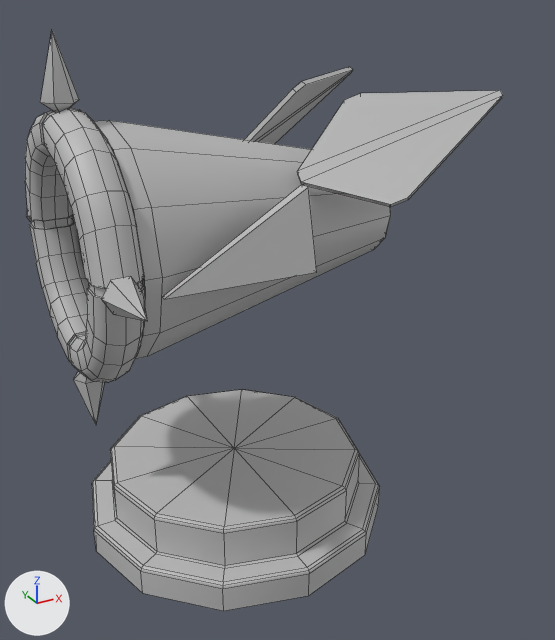
The FBX model Assets/_Game 2.0/Models/Meshes/Enemigos/Enemigo_Torreta_Cohete.fbx as it was, and as the next commit left it.
One viewpoint serves both versions: a 50 mm lens placed at (-0.00925, -0.01982, 0.01653), pointed at (0.00138, -0.00048, 0.00686). Every picture has the same lights, and +X, +Y and +Z are marked at lower left. Mesh edges are drawn as thin lines. Where no turn or scale is listed for an object, it has been applied to the vertices. Vertices at the same position are counted once.

Names of what the first picture shows: 'ETorreta_Cohete_Ear_L', 'ETorreta_Cohete_Ear_R', 'ETorreta_Cohete_Eye_L', 'Enemigo_Torreta_Cohete_Base', 'Enemigo_Torreta_Cohete_Head'.
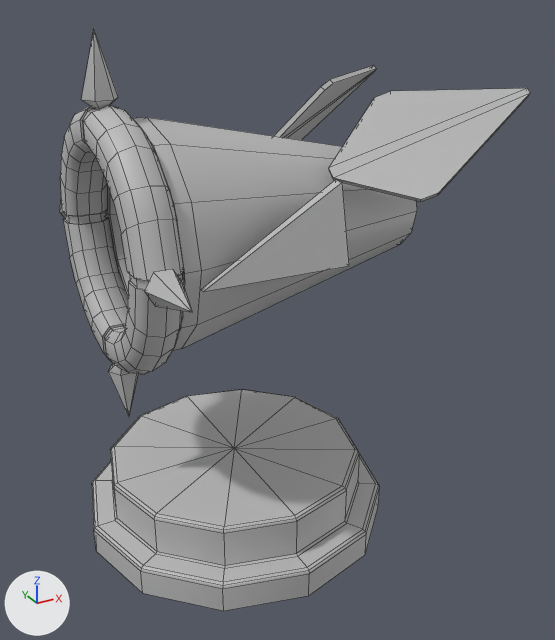
Where the change shows, as pixel boxes [x1, y1, x2, y2] in the pictures (555 x 640 px):
'Enemigo_Torreta_Cohete_Head', moved: before [25, 31, 391, 426]; after [60, 30, 417, 417]
'ETorreta_Cohete_Ear_L', moved: before [297, 90, 503, 207]; after [329, 88, 530, 202]
'ETorreta_Cohete_Eye_L', moved: before [162, 184, 317, 299]; after [201, 180, 349, 292]
'ETorreta_Cohete_Ear_R', moved: before [244, 67, 353, 144]; after [274, 65, 377, 140]

Edits to the bpy script that builds the scene:
```text
Change me_mesh_004:
    where me_mesh_004.from_pydata(...)  # 6 vertices, 5 faces; spans x -0.00207..0.00207, y -0.00041..0.00041, z -0.00107..0.00107
    used by ob_etorreta_cohete_eye_l; location = (-0.00137, -0.00342, 0.01071)
    me_mesh_004 part 1: the whole mesh is moved by (0.00193, -0.00016, 0.00068)
Change me_mesh_001:
    where me_mesh_001.from_pydata(...)  # 462 vertices, 488 faces; spans x -0.00503..0.00483, y -0.0055..0.0055, z 0.0045..0.0155
    used by ob_enemigo_torreta_cohete_head; location = (0.0, 0.0, 0.0)
    me_mesh_001 part 2: the whole mesh is moved by (-0.0008, 0.0, -0.01)
Change ob_etorreta_cohete_eye_l:
    ob_etorreta_cohete_eye_l.location: (-0.00137, -0.00342, 0.01071) -> (-0.00228, -0.00325, 0.01002)
Change ob_etorreta_cohete_ear_l:
    ob_etorreta_cohete_ear_l.location: (0.00122, -0.00188, 0.01183) -> (0.00224, -0.00188, 0.01183)
Change ob_etorreta_cohete_ear_r:
    ob_etorreta_cohete_ear_r.location: (0.00122, 0.00188, 0.01183) -> (0.00224, 0.00188, 0.01183)
Change ob_enemigo_torreta_cohete_head:
    ob_enemigo_torreta_cohete_head.location: (0.0, 0.0, 0.0) -> (0.00182, 0.0, 0.01)
```
